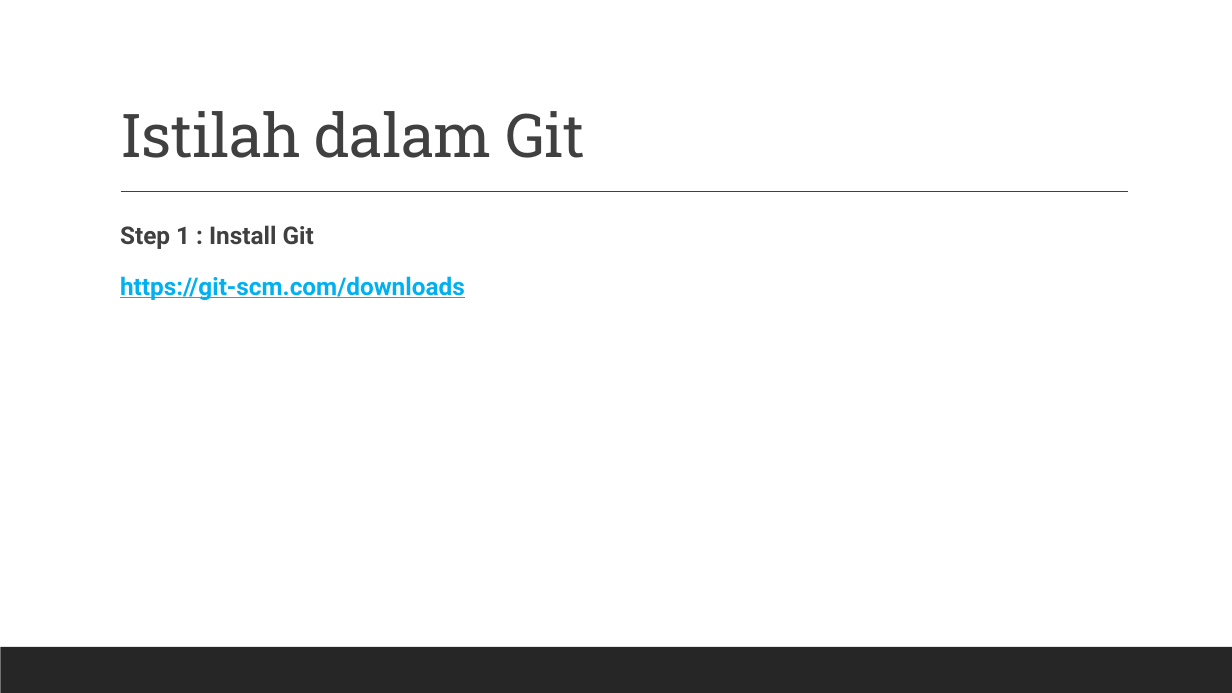
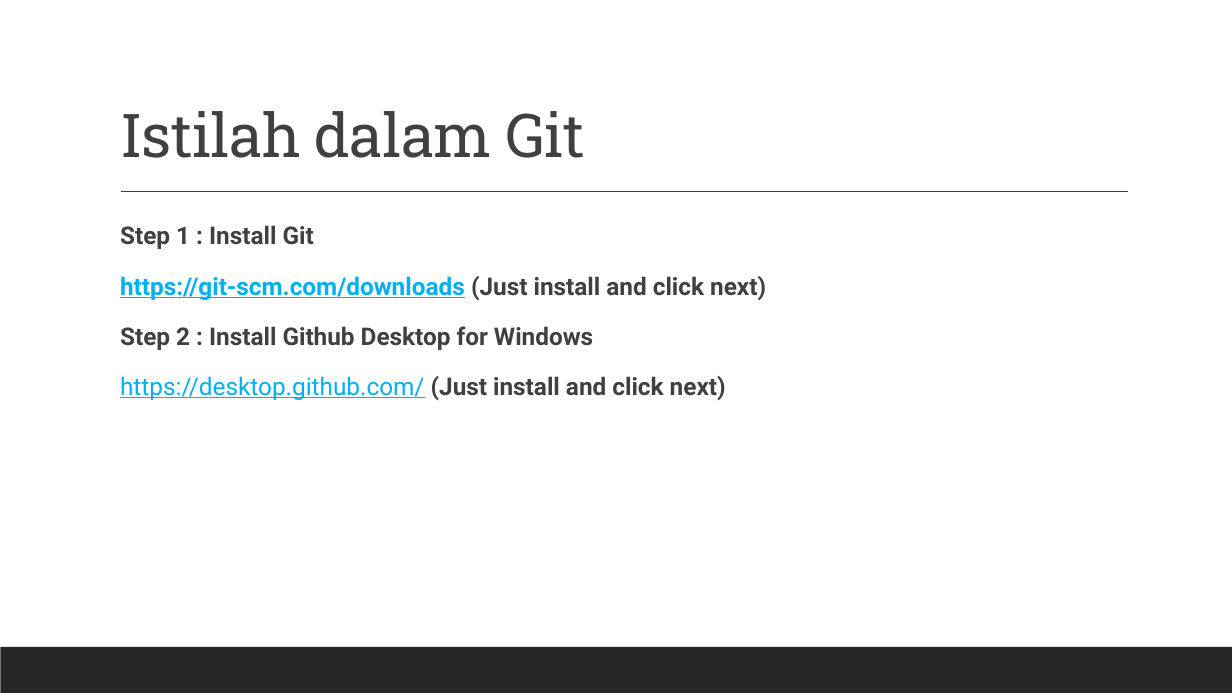
Before and after one commit to tianreformis/XI_2022-2023, a slide deck: slide 3 of Version Control System (VCs).pptx. Drawn at 1232x693 pixels with LibreOffice and Linux fonts; fonts in the diff are those of the drawing. Boxes give left, top, right and bottom in pixels: in the first picture for what was removed or moved away, otherwise in the second. Text is boxed around its words. In the diff, an @@ line names an element or a change of style, - is before the commit and + after.

```diff
--- a/Version Control System (VCs).pptx
+++ b/Version Control System (VCs).pptx
@@ text at [120, 276, 766, 400]: text changed; text colour #00B0F0 to #404040 @@
-  https://git-scm.com/downloads
+  https://git-scm.com/downloads (Just install and click next)
+  Step 2 : Install Github Desktop for Windows
+  https://desktop.github.com/ (Just install and click next)
```
